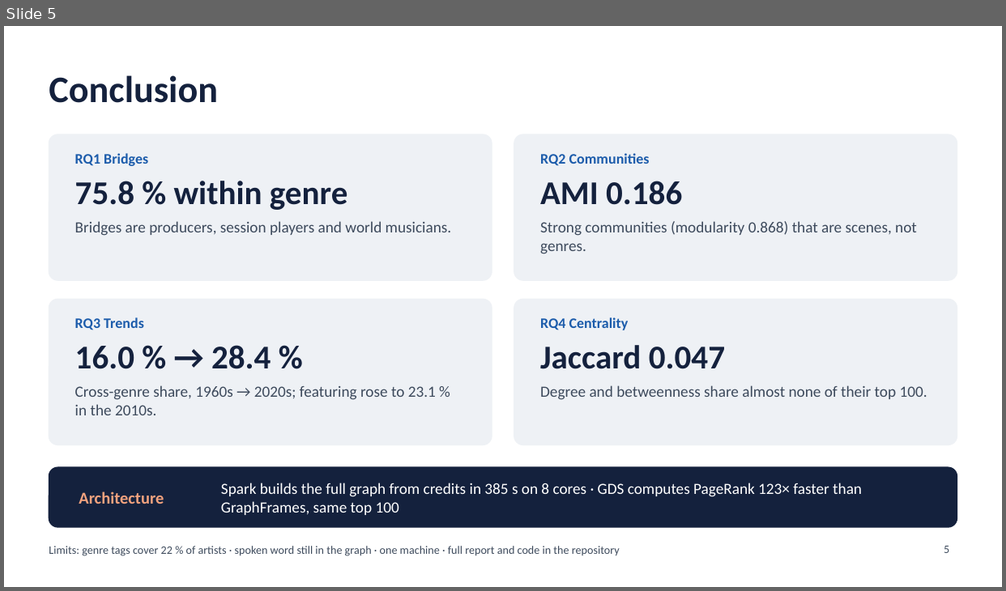
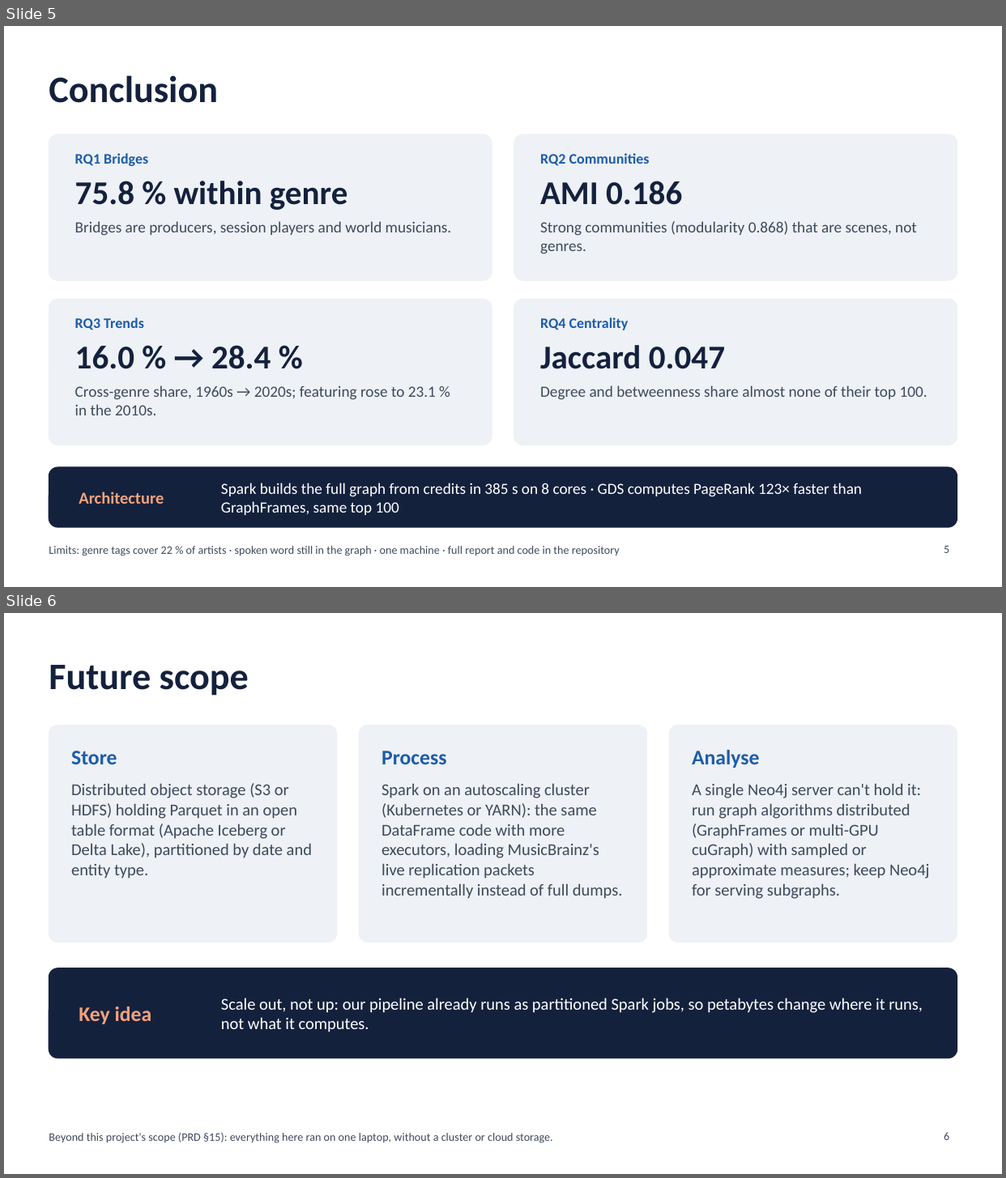
Before and after one commit to Pgramer1/musin, a slide deck: report/musin-slides.pptx. Shown one above the other, each under a label of ours: slide 5 before the commit, slides 5 and 6 after it. The pictures are 1006x591 and 1006x1178 pixels, drawn with LibreOffice and Linux fonts; fonts in the diff are those of the drawing. Boxes give left, top, right and bottom in pixels: in the first picture for what was removed or moved away, otherwise in the second. Text is boxed around its words. In the diff, an @@ line names an element or a change of style, - is before the commit and + after.

Commit message:
F6.4: add Future scope slide (petabyte storage, processing, graph analytics); team names and live demo kept

```diff
--- a/report/musin-slides.pptx
+++ b/report/musin-slides.pptx
@@ slide 6 added at <box>4,613,1002,1174</box>, background #FFFFFF @@
@@ title added at <box>49,665,249,696</box>, 36 pt, text #14213D, bold @@
+Future scope
@@ rounded rectangle added at <box>49,726,336,943</box>, fill #EEF1F5, outline #EEF1F5 1 pt @@
@@ rounded rectangle added at <box>359,726,646,943</box>, fill #EEF1F5, outline #EEF1F5 1 pt @@
@@ rounded rectangle added at <box>670,726,957,943</box>, fill #EEF1F5, outline #EEF1F5 1 pt @@
@@ text added at <box>71,751,312,879</box>, 16 pt, text #3D4A5C @@
+Store
+Distributed object storage (S3 or HDFS) holding Parquet in an open table format (Apache Iceberg or Delta Lake), partitioned by date and entity type.
@@ text added at <box>381,751,623,899</box>, 16 pt, text #3D4A5C @@
+Process
+Spark on an autoscaling cluster (Kubernetes or YARN): the same DataFrame code with more executors, loading MusicBrainz's live replication packets incrementally instead of full dumps.
@@ text added at <box>692,750,929,899</box>, 16 pt, text #3D4A5C @@
+Analyse
+A single Neo4j server can't hold it: run graph algorithms distributed (GraphFrames or multi-GPU cuGraph) with sampled or approximate measures; keep Neo4j for serving subgraphs.
@@ rounded rectangle added at <box>49,969,957,1059</box>, fill #14213D, outline #14213D 1 pt @@
@@ text added at <box>221,998,923,1033</box>, 16 pt, text #FFFFFF @@
+Scale out, not up: our pipeline already runs as partitioned Spark jobs, so petabytes change where it runs, not what it computes.
@@ text added at <box>79,1007,152,1024</box>, 20 pt, text #F2A27E, bold @@
+Key idea
@@ text added at <box>49,1133,553,1144</box>, 11 pt, text #3D4A5C @@
+Beyond this project's scope (PRD §15): everything here ran on one laptop, without a cluster or cloud storage.
@@ page number added at <box>944,1132,949,1140</box>, 11 pt, text #3D4A5C @@
+6
```
Also in this commit, not shown: 2 slides changed, 3 other files.
